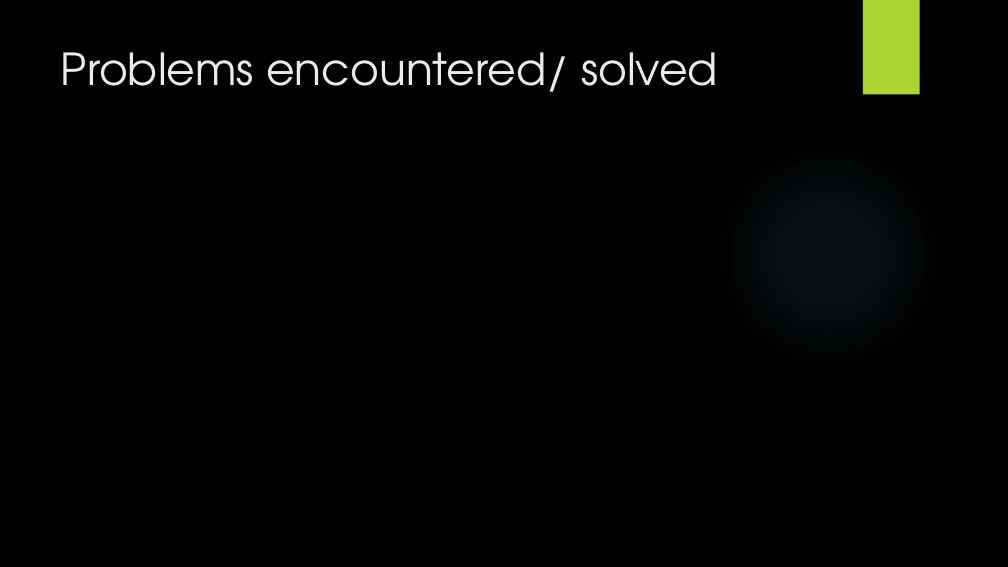
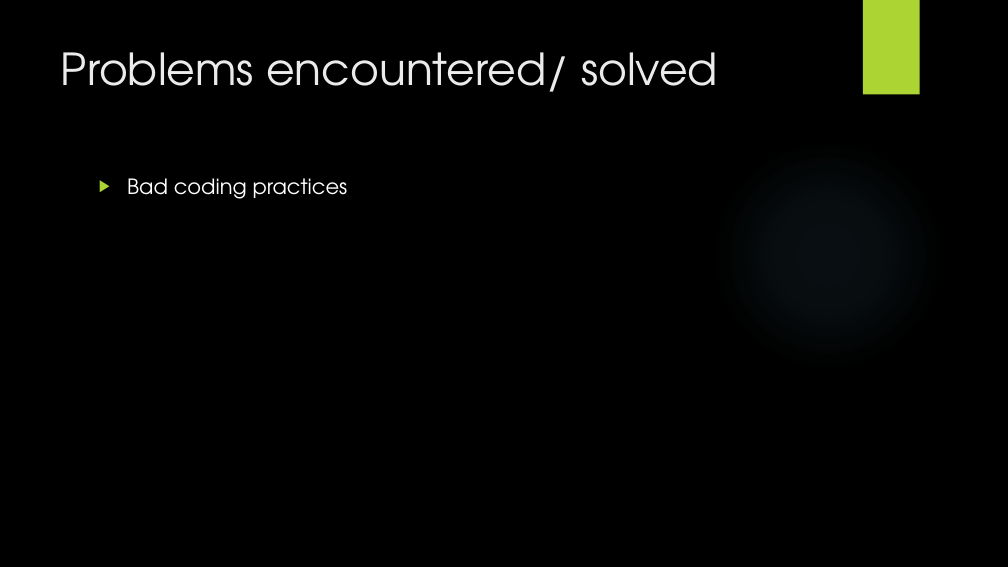
Before and after one commit to M4A1CID/Team-E-Studio-Project-3, a slide deck: slide 14 of State Penitentiary 3.pptx. Drawn at 1008x567 pixels with LibreOffice and Linux fonts; fonts in the diff are those of the drawing; background and template pictures are left out. Boxes give left, top, right and bottom in pixels: in the first picture for what was removed or moved away, otherwise in the second. Text is boxed around its words. In the diff, an @@ line names an element or a change of style, - is before the commit and + after.

```diff
--- a/State Penitentiary 3.pptx
+++ b/State Penitentiary 3.pptx
@@ text added at <box>127,178,348,199</box>, 20 pt, text #FFFFFF @@
+▶ Bad coding practices
```
Also in this commit, not shown: 1 other slide changed, 2 other files.
